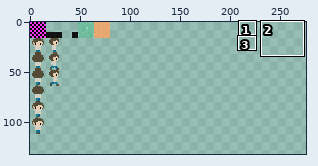
Edited in one commit: sprite sheet (data/tiles.png). Above, an overview of the earlier version with the close-up marked.
Close-up. First the earlier version:
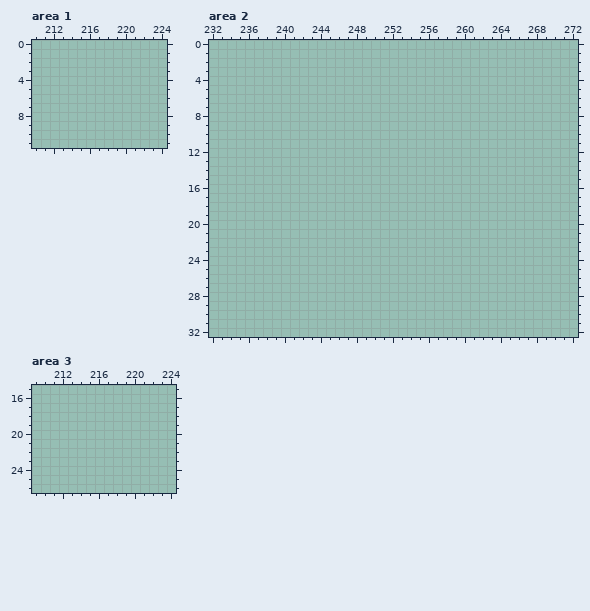
The file is 512x512 pixels. Pixels under 10% opacity are left out. Colours within 5 levels of each other are drawn and written as one. Shown: area 1: x 210..224, y 0..11; area 2: x 232..272, y 0..32; area 3: x 209..224, y 15..26. The wide view leaves out empty margins. The commit also changed other parts of the picture, which this record leaves out.
Palette (. is transparent): 
Now the later version:
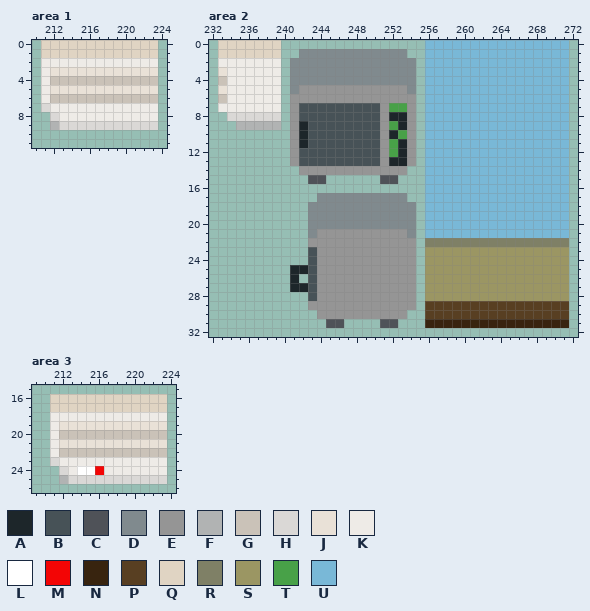
Colours new in this view: A #1d262a  B #475257  C #4f5258  D #808a8e  E #959595  F #b1b3b3  G #cac2b8  H #dad8d6  J #e9e1d7  K #eeebe7  L #ffffff  M #f30505  N #38240f  P #583f22  Q #e0d4c3  R #7f8066  S #9b9663  T #48a148  U #79b8d7
Change:
Changed rows in their new state; - is an unchanged pixel.
Area 1:
first column x 211:
 0 QQQQQQQQQQQQQ
 1 QQQQQQQQQQQQQ
 2 KKKKKKKKKKKKK
 3 KJJJJJJJJJJJJ
 4 KGGGGGGGGGGGG
 5 KJJJJJJJJJJJJ
 6 KGGGGGGGGGGGG
 7 HKKKKKKKKKKKK
 8 -HKKKKKKKKKKK
 9 -FHHHHHHHHHHH
Area 2:
first column x 233:
 0 QQQQQQQ----------------UUUUUUUUUUUUUUUU
 1 QQQQQQQ--DDDDDDDDDDDD--UUUUUUUUUUUUUUUU
 2 KKKKKKK-DDDDDDDDDDDDDD-UUUUUUUUUUUUUUUU
 3 JKKKKKK-DDDDDDDDDDDDDD-UUUUUUUUUUUUUUUU
 4 GKKKKKK-DDDDDDDDDDDDDD-UUUUUUUUUUUUUUUU
 5 JKKKKKK-DEEEEEEEEEEEED-UUUUUUUUUUUUUUUU
 6 GKKKKKK-EEEEEEEEEEEEEE-UUUUUUUUUUUUUUUU
 7 KKKKKKK-EBBBBBBBBBETTE-UUUUUUUUUUUUUUUU
 8 -HHHHHH-EBBBBBBBBBEAAE-UUUUUUUUUUUUUUUU
 9 --FFFFF-EABBBBBBBBETAE-UUUUUUUUUUUUUUUU
10 --------EABBBBBBBBEATE-UUUUUUUUUUUUUUUU
11 --------EABBBBBBBBETAE-UUUUUUUUUUUUUUUU
12 --------EBBBBBBBBBETAE-UUUUUUUUUUUUUUUU
13 --------EBBBBBBBBBEAAE-UUUUUUUUUUUUUUUU
14 ---------EEEEEEEEEEEE--UUUUUUUUUUUUUUUU
15 ----------CC------CC---UUUUUUUUUUUUUUUU
16 -----------------------UUUUUUUUUUUUUUUU
17 -----------DDDDDDDDDD--UUUUUUUUUUUUUUUU
18 ----------DDDDDDDDDDDD-UUUUUUUUUUUUUUUU
19 ----------DDDDDDDDDDDD-UUUUUUUUUUUUUUUU
20 ----------DDDDDDDDDDDD-UUUUUUUUUUUUUUUU
21 ----------DEEEEEEEEEED-UUUUUUUUUUUUUUUU
22 ----------EEEEEEEEEEEE-RRRRRRRRRRRRRRRR
23 ----------BEEEEEEEEEEE-SSSSSSSSSSSSSSSS
24 ----------BEEEEEEEEEEE-SSSSSSSSSSSSSSSS
25 --------AABEEEEEEEEEEE-SSSSSSSSSSSSSSSS
26 --------A-BEEEEEEEEEEE-SSSSSSSSSSSSSSSS
27 --------AABEEEEEEEEEEE-SSSSSSSSSSSSSSSS
28 ----------BEEEEEEEEEEE-SSSSSSSSSSSSSSSS
29 ----------EEEEEEEEEEEE-PPPPPPPPPPPPPPPP
30 -----------EEEEEEEEEE--PPPPPPPPPPPPPPPP
31 ------------CC----CC---NNNNNNNNNNNNNNNN
Area 3:
first column x 211:
16 QQQQQQQQQQQQQ
17 QQQQQQQQQQQQQ
18 KKKKKKKKKKKKK
19 KJJJJJJJJJJJJ
20 KGGGGGGGGGGGG
21 KJJJJJJJJJJJJ
22 KGGGGGGGGGGGG
23 HKKKKKKKKKKKK
24 -HKLLMKKKKKKK
25 -FHHHHHHHHHHH
